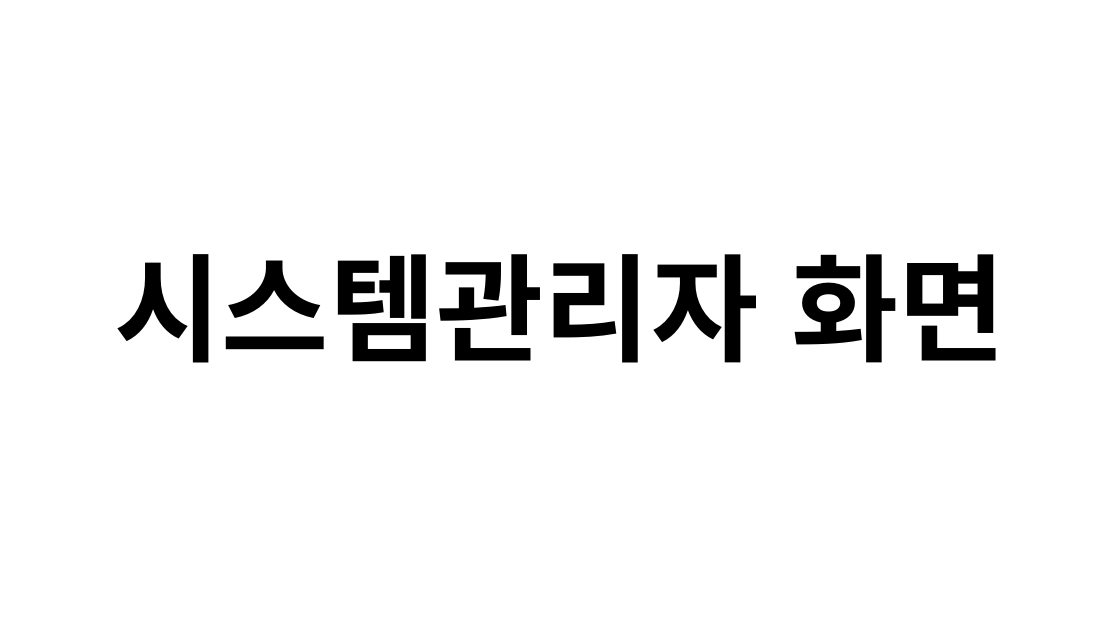
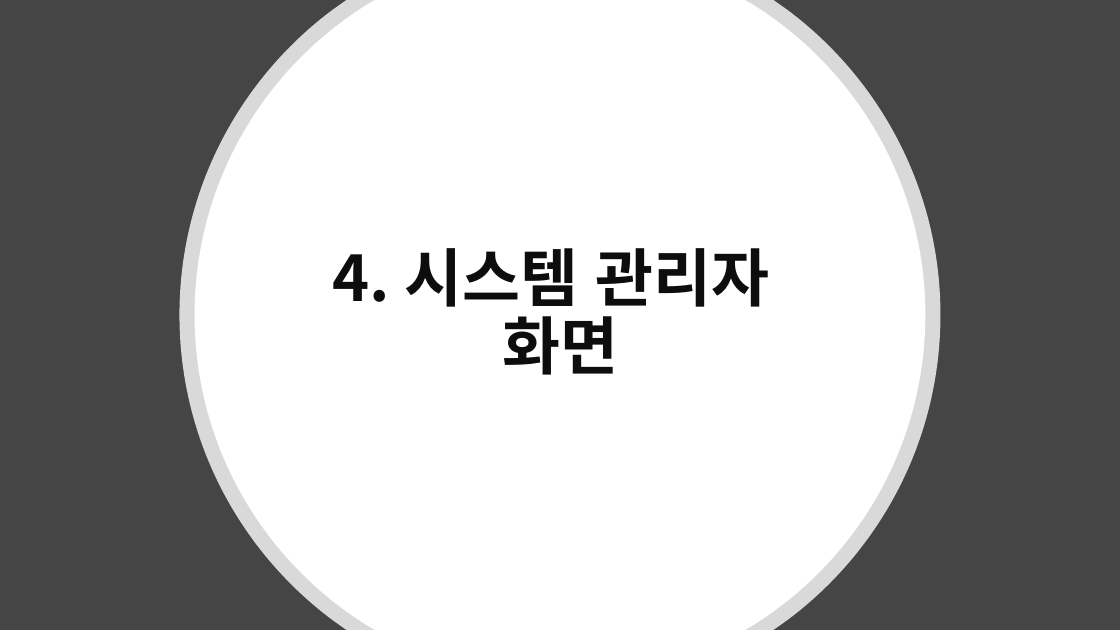
Before and after one commit to blackfourteen2014/Project-System-Process, a slide deck: slide 35 of 업무관리시스템 최종본(색 수정 및 ERD 추가).pptx. Drawn at 1120x630 pixels with LibreOffice and Linux fonts; fonts in the diff are those of the drawing. Boxes give left, top, right and bottom in pixels: in the first picture for what was removed or moved away, otherwise in the second. Text is boxed around its words. In the diff, an @@ line names an element or a change of style, - is before the commit and + after.

Commit message:
Update 20/10/15

```diff
--- a/업무관리시스템 최종본(색 수정 및 ERD 추가).pptx
+++ b/업무관리시스템 최종본(색 수정 및 ERD 추가).pptx
@@ background #FFFFFF to #454545 @@
@@ freeform shape added at (x1=180, y1=0, x2=941, y2=630), fill #FFFFFF at 80% opacity @@
@@ freeform shape added at (x1=195, y1=0, x2=926, y2=630), fill #FFFFFF @@
@@ title at (x1=332, y1=248, x2=770, y2=375): text changed; size 100 to 54 pt; text colour #000000 to #0D0D0D @@
-시스템관리자 화면
+4. 시스템 관리자
+화면
```
Also in this commit, not shown: 6 other slides changed, 2 slides added, 2 slides removed.
